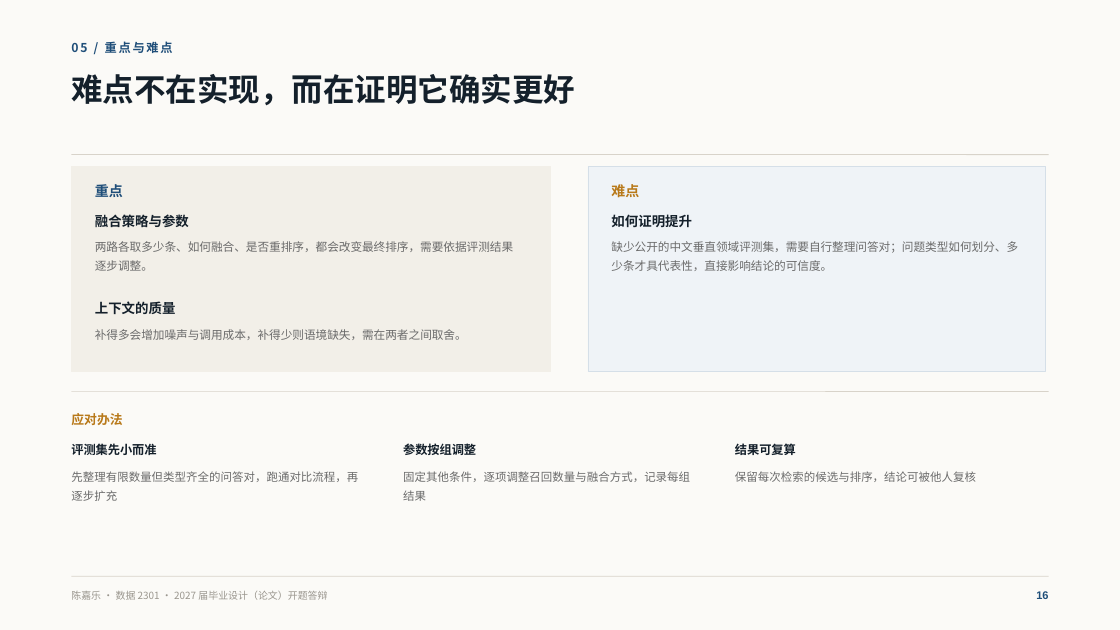
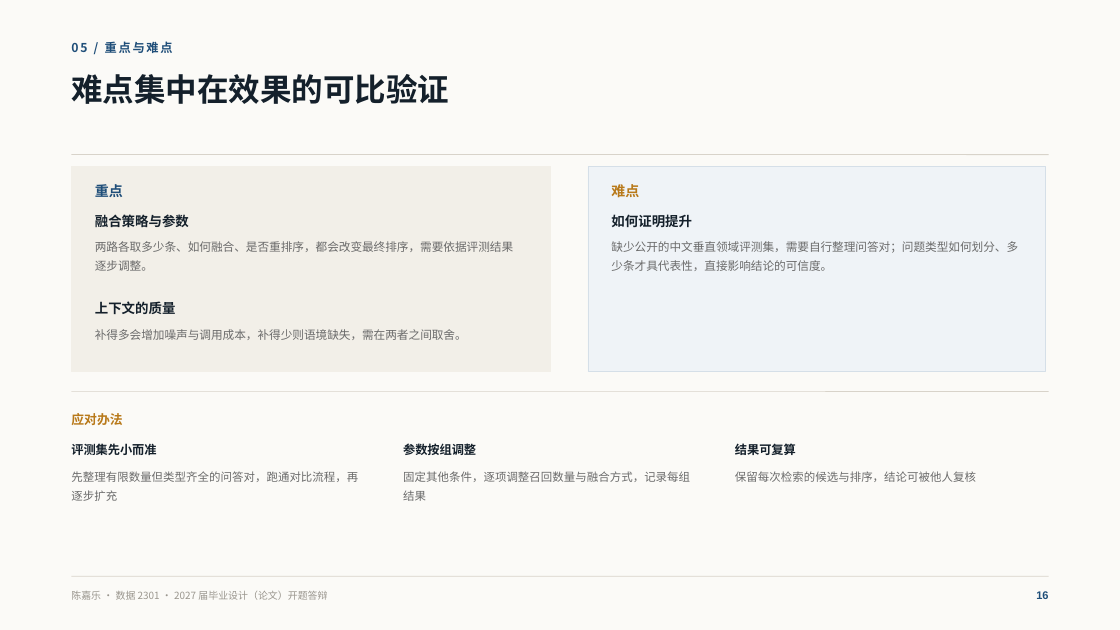
Before and after one commit to CJLOdyssey/ragbase, a slide deck: slide 16 of 开题答辩PPT_陈嘉乐.pptx. Drawn at 1120x630 pixels with LibreOffice and Linux fonts; fonts in the diff are those of the drawing. Boxes give left, top, right and bottom in pixels: in the first picture for what was removed or moved away, otherwise in the second. Text is boxed around its words. In the diff, an @@ line names an element or a change of style, - is before the commit and + after.

```diff
--- a/开题答辩PPT_陈嘉乐.pptx
+++ b/开题答辩PPT_陈嘉乐.pptx
@@ text at bbox=[71, 74, 449, 104]: text changed @@
-难点不在实现，而在证明它确实更好
+难点集中在效果的可比验证
```
Also in this commit, not shown: 8 other slides changed.
